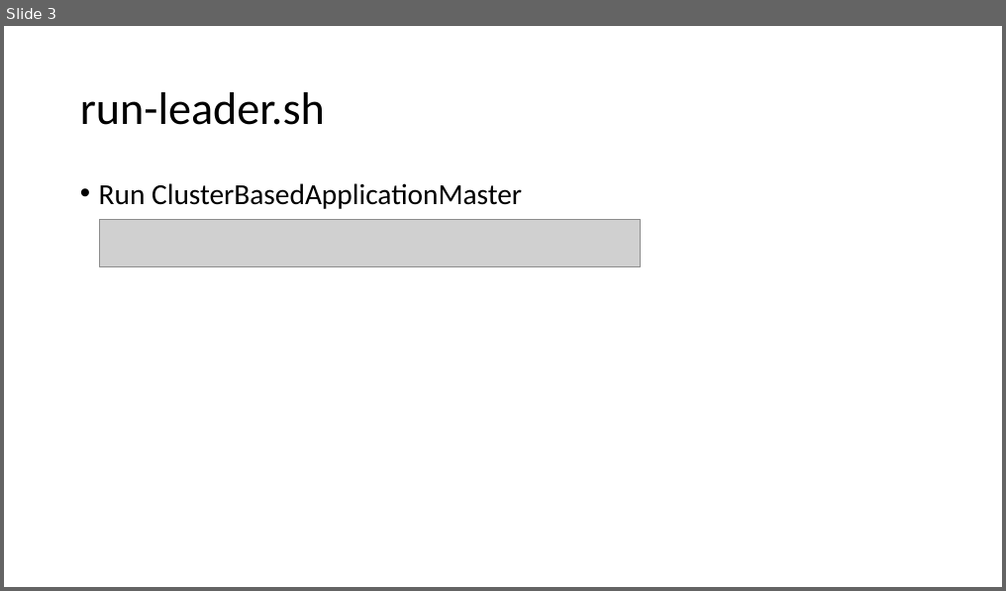
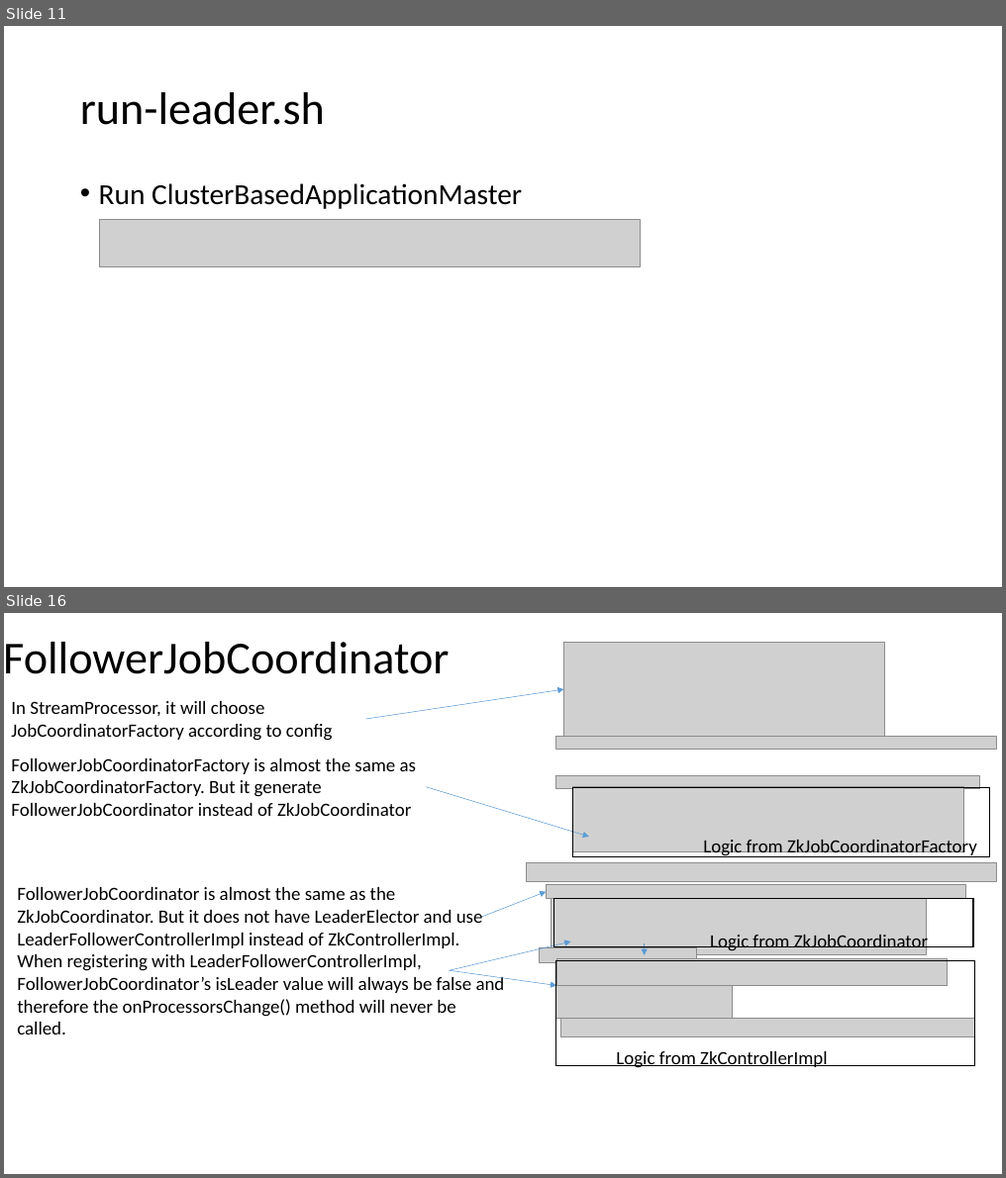
Before and after one commit to Swrrt/Samza-Documents, a slide deck: Documentation/Samza-Snapshot.pptx. Shown one above the other, each under a label of ours: slide 3 before the commit, slides 11 and 16 after it; the slides between them are not shown. The pictures are 1006x591 and 1006x1178 pixels, drawn with LibreOffice and Linux fonts; fonts in the diff are those of the drawing; grey boxes stand for pictures. Boxes give left, top, right and bottom in pixels: in the first picture for what was removed or moved away, otherwise in the second. Text is boxed around its words. In the diff, an @@ line names an element or a change of style, - is before the commit and + after.

```diff
--- a/Documentation/Samza-Snapshot.pptx
+++ b/Documentation/Samza-Snapshot.pptx
@@ slide 16 added at (4, 613, 1002, 1174), background #FFFFFF @@
@@ title added at (4, 642, 449, 674), 44 pt, text #000000 @@
+FollowerJobCoordinator
@@ picture added at (564, 642, 884, 737) @@
@@ text added at (11, 701, 332, 741), 18 pt, text #000000 @@
+In StreamProcessor, it will choose JobCoordinatorFactory according to config
@@ arrow added from (365, 719) to (564, 689), #5B9BD5 0.5 pt @@
@@ text added at (11, 759, 416, 816), 18 pt, text #000000 @@
+FollowerJobCoordinatorFactory is almost the same as ZkJobCoordinatorFactory. But it generate FollowerJobCoordinator instead of ZkJobCoordinator
@@ picture added at (556, 736, 997, 750) @@
@@ arrow added from (426, 786) to (589, 837), #5B9BD5 0.5 pt @@
@@ picture added at (556, 776, 980, 789) @@
@@ picture added at (572, 786, 963, 852) @@
@@ rectangle added at (572, 787, 989, 858), outline #000000 1 pt @@
@@ text added at (703, 837, 977, 858), 18 pt, text #000000 @@
+Logic from ZkJobCoordinatorFactory
@@ picture added at (526, 863, 996, 881) @@
@@ text added at (17, 887, 505, 1035), 18 pt, text #000000 @@
+FollowerJobCoordinator is almost the same as the ZkJobCoordinator. But it does not have LeaderElector and use LeaderFollowerControllerImpl instead of ZkControllerImpl. When registering with LeaderFollowerControllerImpl, FollowerJobCoordinator’s isLeader value will always be false and therefore the onProcessorsChange() method will never be called.
@@ arrow added from (482, 917) to (546, 892), #5B9BD5 0.5 pt @@
@@ picture added at (546, 884, 966, 899) @@
@@ picture added at (551, 895, 927, 955) @@
@@ rectangle added at (553, 899, 973, 948), outline #000000 1 pt @@
@@ text added at (710, 933, 928, 954), 18 pt, text #000000 @@
+Logic from ZkJobCoordinator
@@ arrow added from (450, 970) to (570, 942), #5B9BD5 0.5 pt @@
@@ picture added at (540, 948, 696, 963) @@
@@ picture added at (556, 959, 946, 986) @@
@@ rectangle added at (556, 961, 975, 1065), outline #000000 1 pt @@
@@ arrow added from (645, 943) to (645, 956), #5B9BD5 0.5 pt @@
@@ arrow added from (450, 970) to (556, 986), #5B9BD5 0.5 pt @@
@@ picture added at (556, 983, 734, 1019) @@
@@ picture added at (561, 1019, 975, 1038) @@
@@ text added at (616, 1052, 827, 1068), 18 pt, text #000000 @@
+Logic from ZkControllerImpl
@@ what was slide 3 is now slide 11 @@
```
Also in this commit, not shown: 2 slides changed, 4 other slides added, 2 slides removed.
